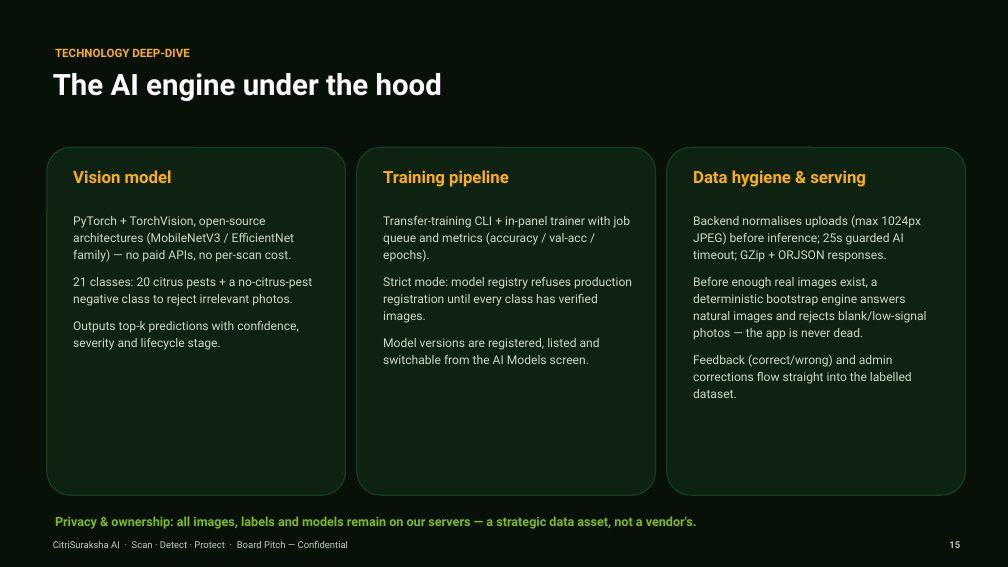
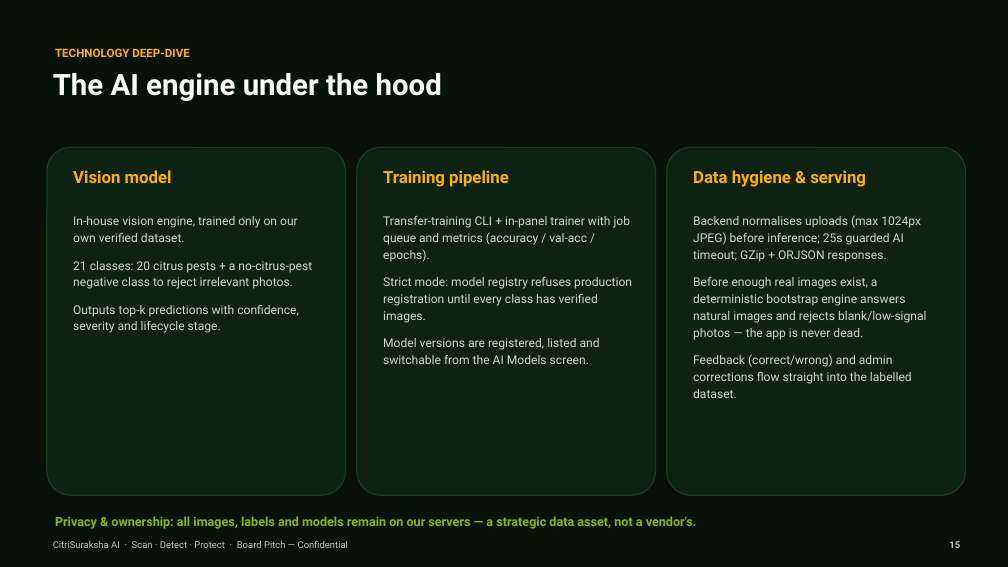
Before and after one commit to jagthapsaurabh/citrisurksha_ai, a slide deck: slide 15 of docs/pitch/CitriSuraksha_AI_Board_Pitch.pptx. Drawn at 1008x567 pixels with LibreOffice and Linux fonts; fonts in the diff are those of the drawing. Boxes give left, top, right and bottom in pixels: in the first picture for what was removed or moved away, otherwise in the second. Text is boxed around its words. In the diff, an @@ line names an element or a change of style, - is before the commit and + after.

Commit message:
Pilot pack + first drive run: scrubbed board deck (no model/API framing), neutral Train-AI screenshot, KVK deck + onboarding sheet + trilingual field cards, open-drive fetch/ingest/training scripts, honest experimental run report (dataset-drive-v1, CNN + bootstrap YOLO)

```diff
--- a/docs/pitch/CitriSuraksha_AI_Board_Pitch.pptx
+++ b/docs/pitch/CitriSuraksha_AI_Board_Pitch.pptx
@@ text at bbox=[73, 216, 298, 242]: text changed @@
-PyTorch + TorchVision, open-source architectures (MobileNetV3 / EfficientNet family) — no paid APIs, no per-scan cost.
+In-house vision engine, trained only on our own verified dataset.
```
Also in this commit, not shown: 8 other slides changed, 41 other files.
